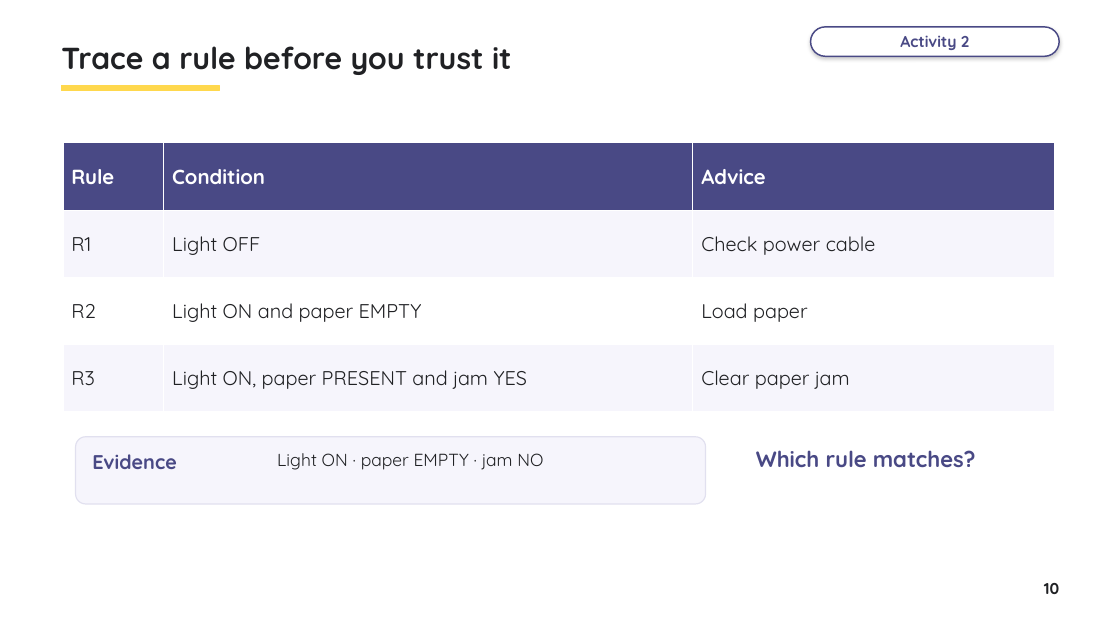
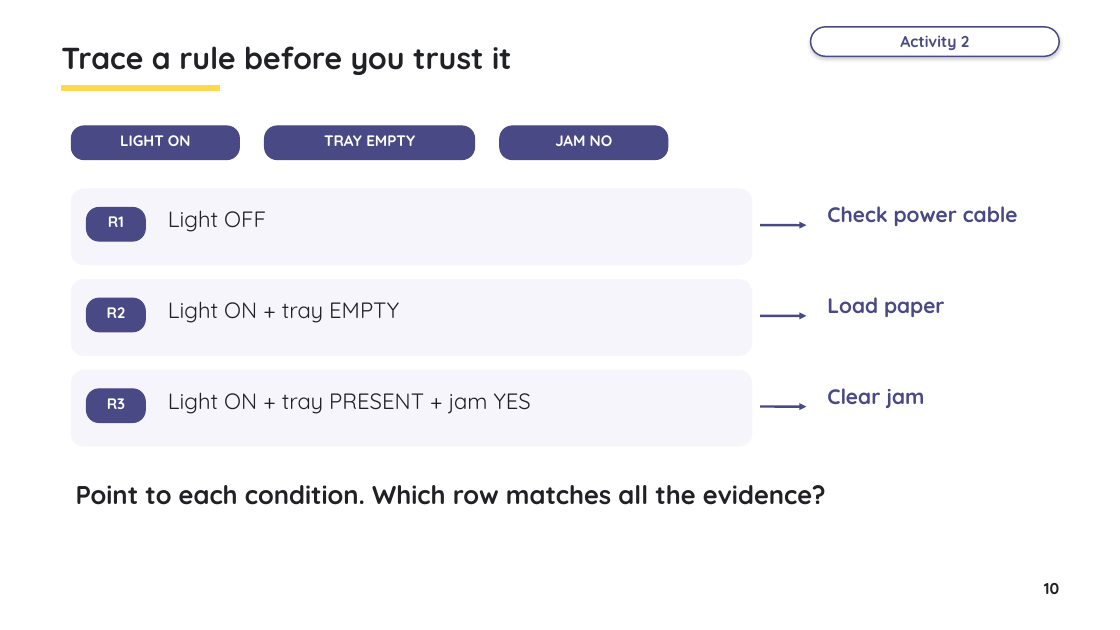
Before and after one commit to myk-sh/cs-lessons, a slide deck: slide 10 of 0478 P1/Artificial Intelligence/IGCSE_0478_Lesson_-_Artificial_Intelligence.pptx. Drawn at 1120x630 pixels with LibreOffice and Linux fonts; fonts in the diff are those of the drawing. Boxes give left, top, right and bottom in pixels: in the first picture for what was removed or moved away, otherwise in the second. Text is boxed around its words. In the diff, an @@ line names an element or a change of style, - is before the commit and + after.

```diff
--- a/0478 P1/Artificial Intelligence/IGCSE_0478_Lesson_-_Artificial_Intelligence.pptx
+++ b/0478 P1/Artificial Intelligence/IGCSE_0478_Lesson_-_Artificial_Intelligence.pptx
@@ table removed at [63,143,1054,393], 4 rows, 3 columns @@
-Rule | Condition | Advice
-R1 | Light OFF | Check power cable
-R2 | Light ON and paper EMPTY | Load paper
-R3 | Light ON, paper PRESENT and jam YES | Clear paper jam
@@ rounded rectangle added at [71,126,239,160], fill #494985, outline #494985 1 pt @@
@@ text added at [120,135,191,146], 13 pt, text #FFFFFF, bold @@
+LIGHT ON
@@ rounded rectangle added at [265,126,475,160], fill #494985, outline #494985 1 pt @@
@@ text at [324,135,415,146]: text changed; size 15 to 13 pt; text colour #202124 to #FFFFFF; bold on @@
-Light ON · paper EMPTY · jam NO
+TRAY EMPTY
@@ rounded rectangle added at [500,126,668,160], fill #494985, outline #494985 1 pt @@
@@ text added at [555,135,613,146], 13 pt, text #FFFFFF, bold @@
+JAM NO
@@ rounded rectangle added at [71,189,752,265], fill #F6F5FC, outline #F6F5FC 1 pt @@
@@ rounded rectangle added at [87,208,145,241], fill #494985, outline #494985 1 pt @@
@@ text added at [827,206,1018,226], 18 pt, text #494985, bold @@
+Check power cable
@@ text added at [108,216,124,227], 13 pt, text #FFFFFF, bold @@
+R1
@@ text added at [168,210,266,232], 19 pt, text #202124 @@
+Light OFF
@@ arrow added from (760, 225) to (807, 225), #494985 2 pt @@
@@ rounded rectangle added at [71,280,752,355], fill #F6F5FC, outline #F6F5FC 1 pt @@
@@ rounded rectangle added at [87,298,145,332], fill #494985, outline #494985 1 pt @@
@@ text added at [827,297,945,317], 18 pt, text #494985, bold @@
+Load paper
@@ text added at [107,307,126,318], 13 pt, text #FFFFFF, bold @@
+R2
@@ text added at [168,301,399,323], 19 pt, text #202124 @@
+Light ON + tray EMPTY
@@ arrow added from (760, 316) to (807, 316), #494985 2 pt @@
@@ rounded rectangle: place and size @@
-rounded rectangle at [76,437,706,504]
+rounded rectangle at [71,371,752,446]
@@ rounded rectangle at [71,371,752,446]: outline #E1E0EF 1 pt to #F6F5FC 1 pt; proportions changed @@
@@ rounded rectangle added at [87,389,145,423], fill #494985, outline #494985 1 pt @@
@@ text added at [827,388,924,408], 18 pt, text #494985, bold @@
+Clear jam
@@ text added at [107,398,125,409], 13 pt, text #FFFFFF, bold @@
+R3
@@ text added at [168,392,531,414], 19 pt, text #202124 @@
+Light ON + tray PRESENT + jam YES
@@ arrow added from (760, 407) to (807, 407), #494985 2 pt @@
@@ text removed at [92,454,176,469] @@
-Evidence
@@ text removed at [756,450,976,467] @@
-Which rule matches?
@@ text added at [76,485,826,505], 22 pt, text #202124, bold @@
+Point to each condition. Which row matches all the evidence?
```
Also in this commit, not shown: 13 other slides changed, 1 slide added, 1 slide removed, 48 other files.
